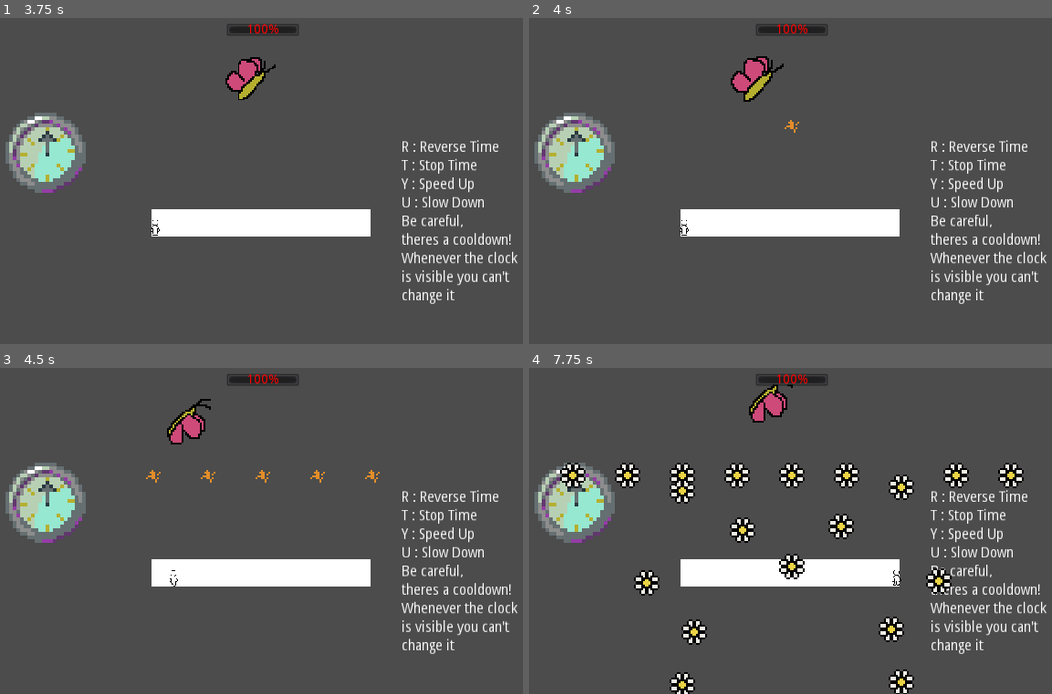
Above: before the commit, frames 1-4 (two rows, left to right).
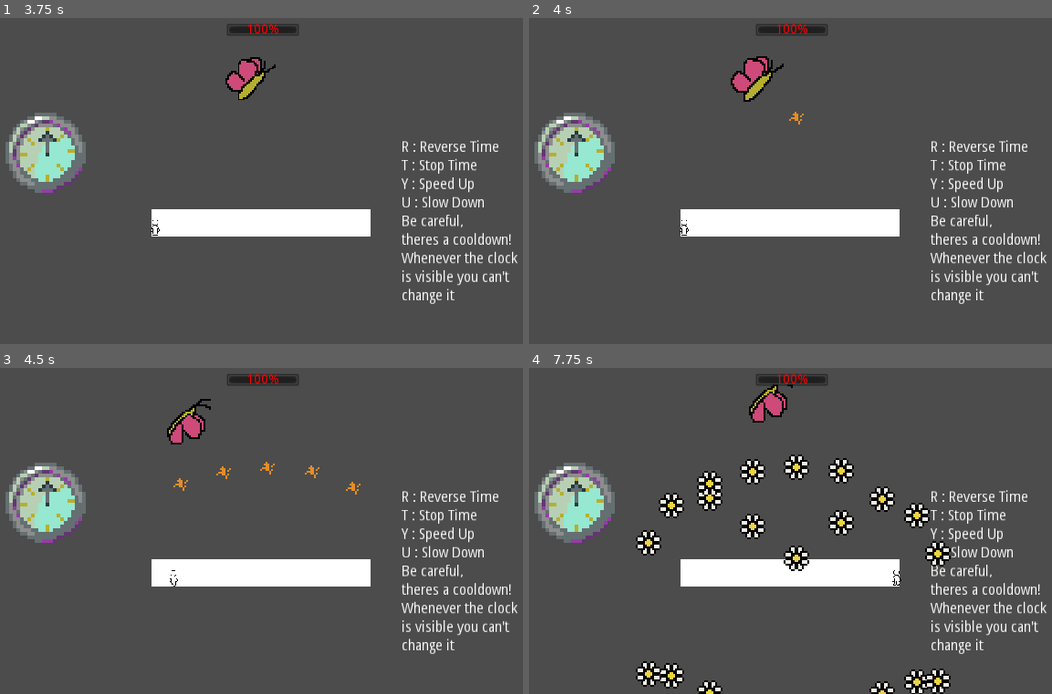
Above: after the commit, the same moments.

Repository: andersAsch0/Island-Game
Game: Godot game, scene res://scenes/BattleMode.tscn
Same seed, same stepped clock (60 frames per second), same inputs: the game is played once before the commit and once after it. This scene is started directly instead of the project's main scene.
Inputs:
- Up to frame 1 (3.75 s): tap Enter (ui_accept) at 0.5, 0.77, 1.52, 3.02 s; hold Space (dash) 0.53-1.28 s; hold Y (speedUpTime) 0.53-2.03 s; tap F (enter_fight) at 1.35 s; hold T (stopTime) 2.03-2.78 s; hold Left (ui_left) 2.03-3.53 s; tap Space (dash) at 2.85 s; hold R (reverseTime) from 3.53 s (still down); hold F (enter_fight) from 3.53 s (still down)
- Up to frame 2 (4 s): keep holding R (reverseTime); keep holding F (enter_fight); tap Enter (ui_accept) at 3.77 s
- Up to frame 3 (4.5 s): release R (reverseTime) at 4.28 s; release F (enter_fight) at 4.28 s; hold Right (ui_right) from 4.28 s (still down); tap T (stopTime) at 4.35 s
- Up to frame 4 (7.75 s): tap Enter (ui_accept) at 4.52, 6.02, 6.77, 7.52 s; release Right (ui_right) at 5.03 s; hold Y (speedUpTime) 5.03-5.78 s; hold Space (dash) 5.03-5.78 s; hold Right (ui_right) from 5.78 s (still down); tap F (enter_fight) at 5.85 s; hold T (stopTime) 6.53-7.28 s; tap Space (dash) at 7.35 s

Frame 1 is identical in both runs. In frame 2, less than 0.1% of the frame differs, in the area x 48-53%, y 28-36%; in frame 3, 0.3%; in frame 4, 8.6%, in the area x 5-95%, y 26-100%.

Commit message:
changed bullets to follow track instead of spawn in straight line

Diff:
--- a/scenes/BattleModeEnemy.tscn
+++ b/scenes/BattleModeEnemy.tscn
@@ -108,6 +108,11 @@
 "speed": 5.0
 } ]
 
+[sub_resource type="Curve2D" id=23]
+_data = {
+"points": PoolVector2Array( 0, 0, 0, 0, -86, 141, -7.937, 11.1118, 7.937, -11.1118, -74, 103, -18.652, 5.15905, 18.652, -5.15905, -34, 80, -15.874, -6.3496, 15.874, 6.3496, 34, 80, -9.52441, -11.5087, 9.52441, 11.5087, 70, 106, 0, 0, 0, 0, 83, 147 )
+}
+
 [node name="BattleModeEnemy" type="KinematicBody2D" groups=["enemies"]]
 script = ExtResource( 2 )
 bulletScene = ExtResource( 3 )
@@ -175,6 +180,15 @@
 rect_scale = Vector2( 0.5, 0.5 )
 custom_colors/font_color = Color( 1, 0, 0, 1 )
 
+[node name="BulletSpawnPath" type="Path2D" parent="."]
+position = Vector2( 2, -45 )
+curve = SubResource( 23 )
+
+[node name="bulletSpawnLocation" type="PathFollow2D" parent="BulletSpawnPath"]
+position = Vector2( -81.0412, 119.09 )
+rotation = -1.25845
+offset = 22.4759
+
 [connection signal="timeout" from="ApproachTimer" to="." method="_on_ApproachTimer_timeout"]
 [connection signal="timeout" from="DeathTimer" to="." method="_on_DeathTimer_timeout"]
 [connection signal="timeout" from="bulletSpawnTimer" to="." method="_on_bulletSpawnTimer_timeout"]
--- a/scripts/attackPatternJsonData/butterflyAttack.json
+++ b/scripts/attackPatternJsonData/butterflyAttack.json
@@ -1,12 +1,12 @@
 [
     {"loopStart": 1, "loopEnd": 9},
-	{"waitTime" : 0.4, "spawnLocationX": 160, "angle": 0},
-	{"waitTime" : 0.001, "spawnLocationX": 130, "angle": -0.1},
-	{"waitTime" : 0.4, "spawnLocationX": 190, "angle": 0.1},
-	{"waitTime" : 0.001, "spawnLocationX": 100, "angle": 0},
-	{"waitTime" : 0.4, "spawnLocationX": 220, "angle": 0},
-	{"waitTime" : 0.001, "spawnLocationX": 70, "angle": -0.4},
-	{"waitTime" : 0.4, "spawnLocationX": 250, "angle": 0.4},
-	{"waitTime" : 0.001, "spawnLocationX": 40, "angle": -0.6},
-	{"waitTime" : 0.4, "spawnLocationX": 280, "angle": 0.6}
+	{"waitTime" : 0.4, "spawnLocationX": 50, "angle": 0},
+	{"waitTime" : 0.001, "spawnLocationX": 40, "angle": -0.1},
+	{"waitTime" : 0.4, "spawnLocationX": 60, "angle": 0.1},
+	{"waitTime" : 0.001, "spawnLocationX": 30, "angle": 0},
+	{"waitTime" : 0.4, "spawnLocationX": 70, "angle": 0},
+	{"waitTime" : 0.001, "spawnLocationX": 20, "angle": -0.4},
+	{"waitTime" : 0.4, "spawnLocationX": 80, "angle": 0.4},
+	{"waitTime" : 0.001, "spawnLocationX": 10, "angle": -0.6},
+	{"waitTime" : 0.4, "spawnLocationX": 90, "angle": 0.6}
 ]
--- a/scripts/battleMode/BattleModeEnemy.gd
+++ b/scripts/battleMode/BattleModeEnemy.gd
@@ -67,11 +67,14 @@
 func attack():
 	#spawn bullet, place in proper position w proper speed
 	bullet = bulletScene.instance()
-	bullet.position.x = attackPatternData[currAttack]['spawnLocationX'] - position.x
-	bullet.position.y = $bulletSpawnLocationY.position.y
-	bullet.angle = attackPatternData[currAttack]['angle']
+	$BulletSpawnPath/bulletSpawnLocation.unit_offset = 1.0 * attackPatternData[currAttack]['spawnLocationX'] / 100
+	bullet.position = $BulletSpawnPath/bulletSpawnLocation.position + $BulletSpawnPath.position
+#	bullet.position.x = attackPatternData[currAttack]['spawnLocationX'] - position.x
+#	bullet.position.y = $bulletSpawnLocationY.position.y
+#	bullet.angle = attackPatternData[currAttack]['angle']
 	bullet.speed *= bulletTimeMultiplier
 	add_child(bullet)
+	print(bullet.position.x, " ", bullet.position.y)
 	currBullets += 1
 	if currBullets <= bulletsPerAttackPhase:
 		#get time before next bullet and start timer
Not shown: 1 places in scenes/BattleModeEnemy.tscn that only renumber resources
